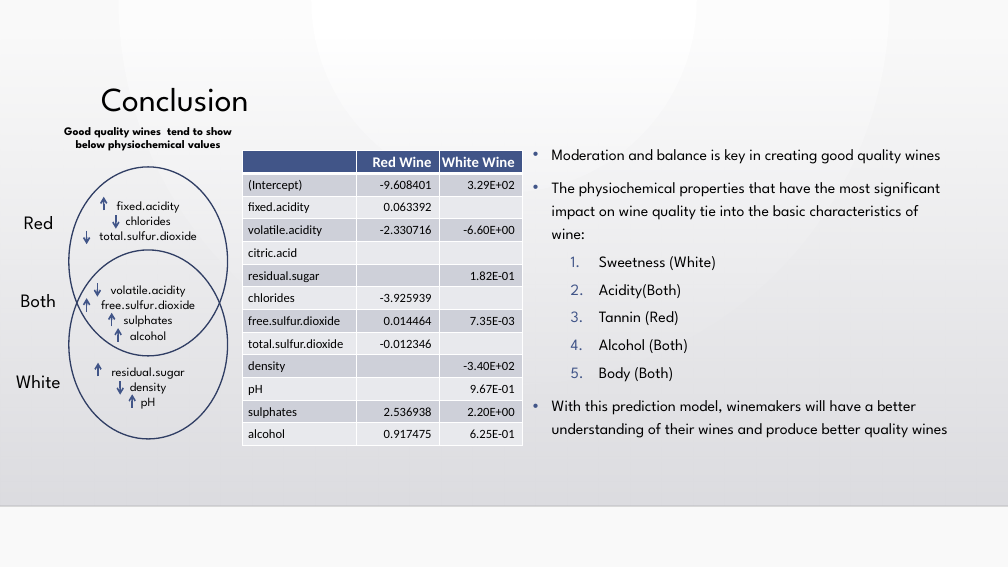
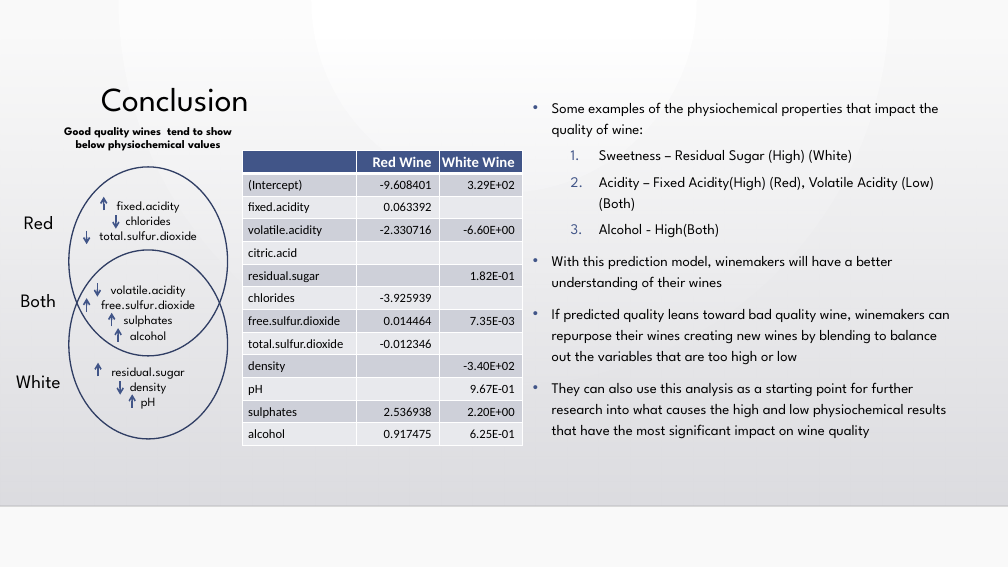
Before and after one commit to l33krys/Capstone-Project, a slide deck: slide 22 of Data Science Intro Capstone - Predicting Wine Quality - FINAL.pptx. Drawn at 1008x567 pixels with LibreOffice and Linux fonts; fonts in the diff are those of the drawing; background and template pictures are left out. Boxes give left, top, right and bottom in pixels: in the first picture for what was removed or moved away, otherwise in the second. Text is boxed around its words. In the diff, an @@ line names an element or a change of style, - is before the commit and + after.

```diff
--- a/Data Science Intro Capstone - Predicting Wine Quality - FINAL.pptx
+++ b/Data Science Intro Capstone - Predicting Wine Quality - FINAL.pptx
@@ text at (x1=552, y1=102, x2=950, y2=439): text changed; size 15 to 14 pt @@
-• Moderation and balance is key in creating good quality wines
-• The physiochemical properties that have the most significant impact on wine quality tie into the basic characteristics of wine:
-  1. Sweetness (White)
-  2. Acidity(Both)
-  3. Tannin (Red)
-  4. Alcohol (Both)
-  5. Body (Both)
-• With this prediction model, winemakers will have a better understanding of their wines and produce better quality wines
+• Some examples of the physiochemical properties that impact the quality of wine:
+  1. Sweetness – Residual Sugar (High) (White)
+  2. Acidity – Fixed Acidity(High) (Red), Volatile Acidity (Low)(Both)
+  3. Alcohol - High(Both)
+• With this prediction model, winemakers will have a better understanding of their wines
+• If predicted quality leans toward bad quality wine, winemakers can repurpose their wines creating new wines by blending to balance out the variables that are too high or low
+• They can also use this analysis as a starting point for further research into what causes the high and low physiochemical results that have the most significant impact on wine quality
```
Also in this commit, not shown: 1 other slide changed, 2 other files.
